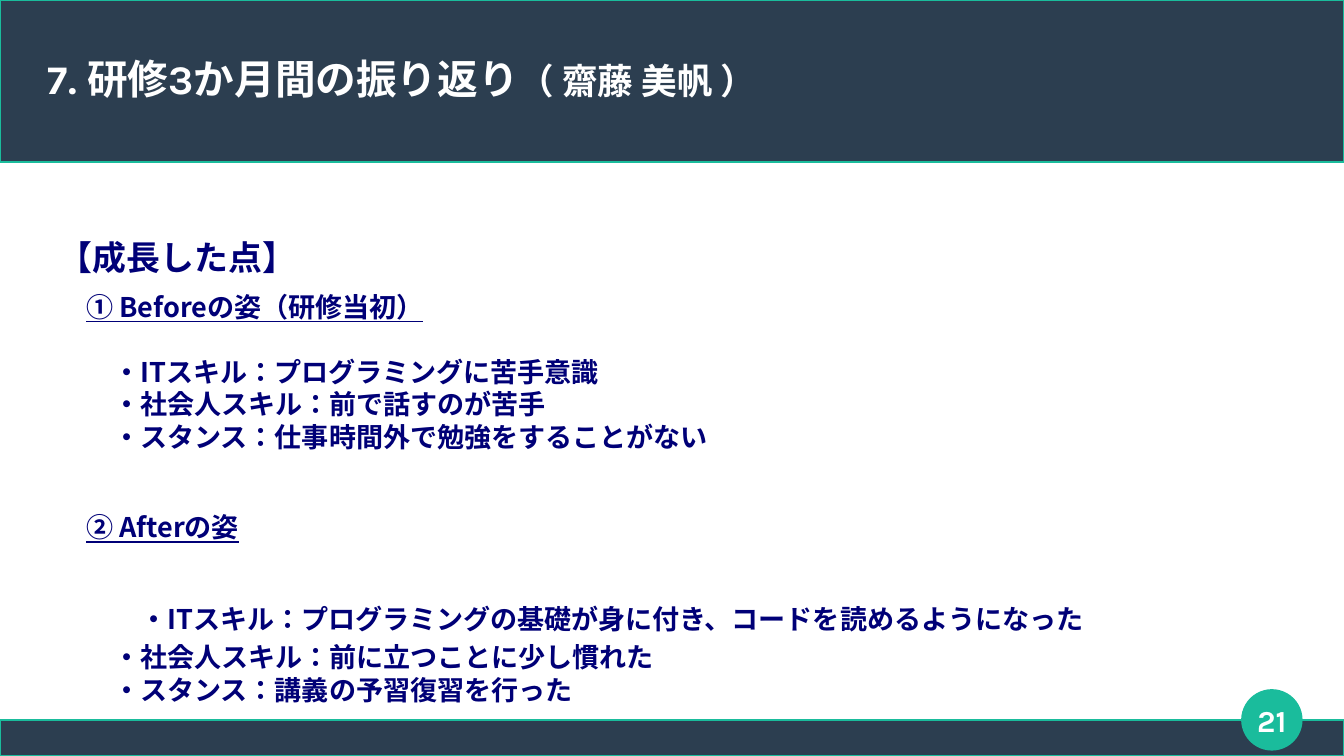
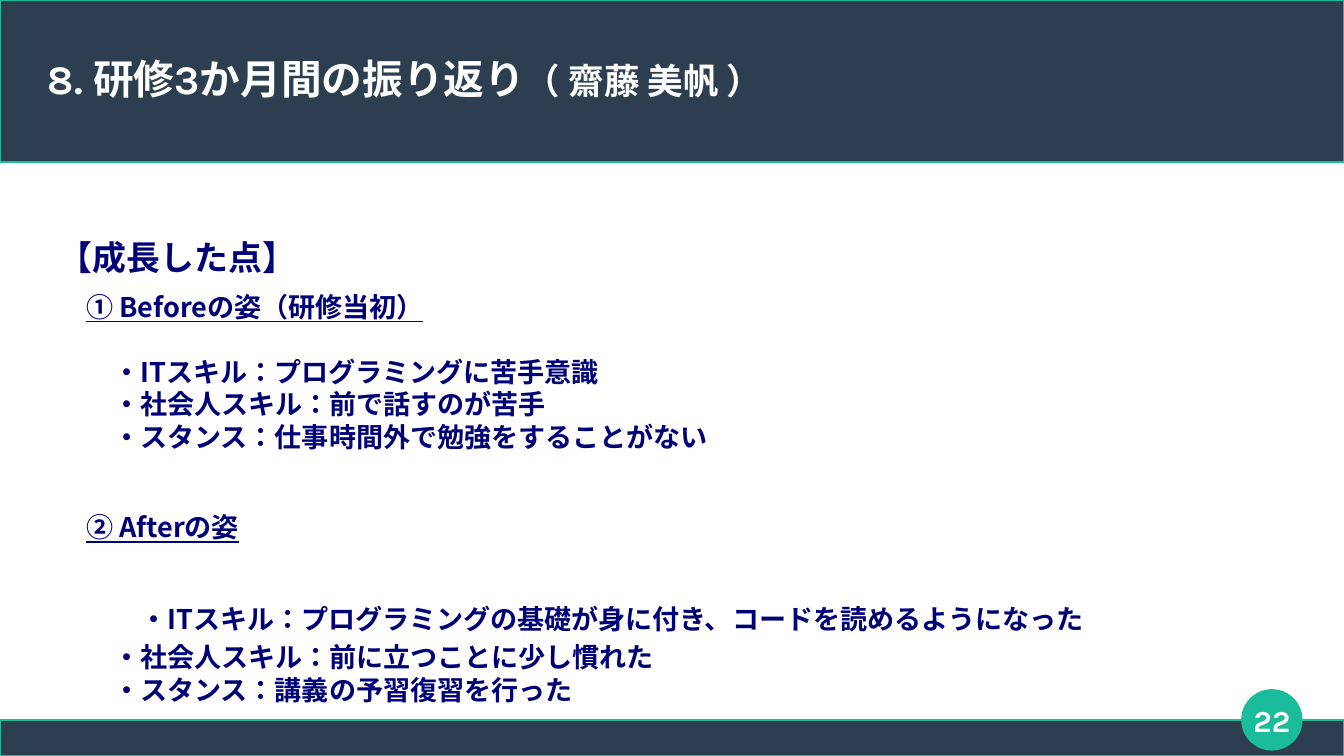
Before and after one commit to connk95/Shared-Shop, a slide deck: slide 22 of TeamUzawa_Sharing_ProjectFile/発表用スライド_チーム鵜澤.odp (slide 21 before the commit). Drawn at 1344x756 pixels with LibreOffice and Linux fonts; fonts in the diff are those of the drawing. Boxes give left, top, right and bottom in pixels: in the first picture for what was removed or moved away, otherwise in the second. Text is boxed around its words. In the diff, an @@ line names an element or a change of style, - is before the commit and + after.

```diff
--- a/TeamUzawa_Sharing_ProjectFile/発表用スライド_チーム鵜澤.odp
+++ b/TeamUzawa_Sharing_ProjectFile/発表用スライド_チーム鵜澤.odp
@@ title at <box>48,59,719,98</box>: text changed @@
-7. 研修3か月間の振り返り（ 齋藤 美帆 ）
+8. 研修3か月間の振り返り（ 齋藤 美帆 ）
@@ page number at <box>1253,712,1290,732</box>: text changed @@
-21
+22
```
Also in this commit, not shown: 11 other slides changed, 1 slide added.
